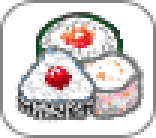
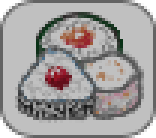
Layer changes from the first (156, 138) image to the second:
pixels changed over [0, 0, 156, 138] (layer not identified)
